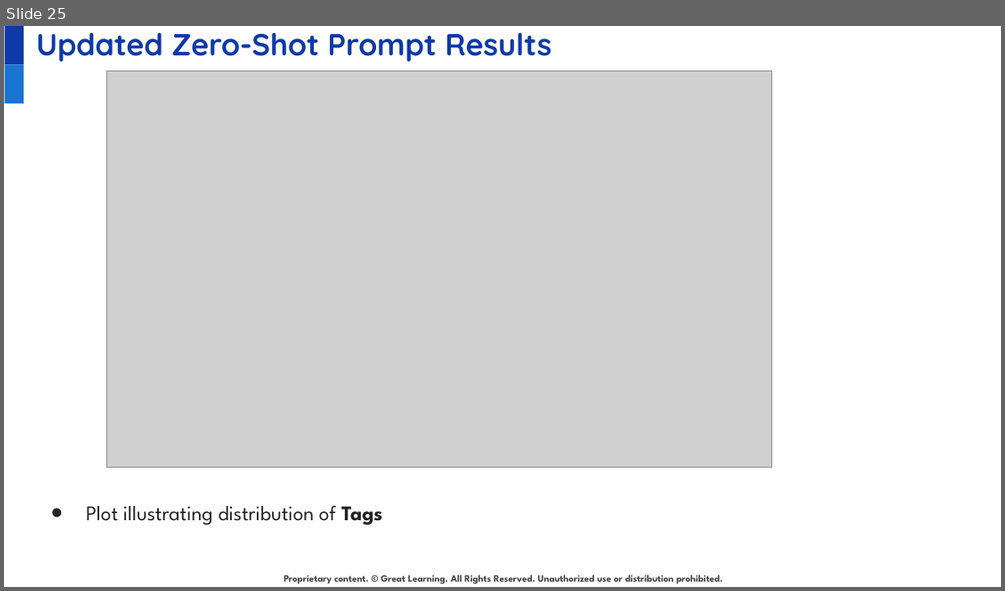
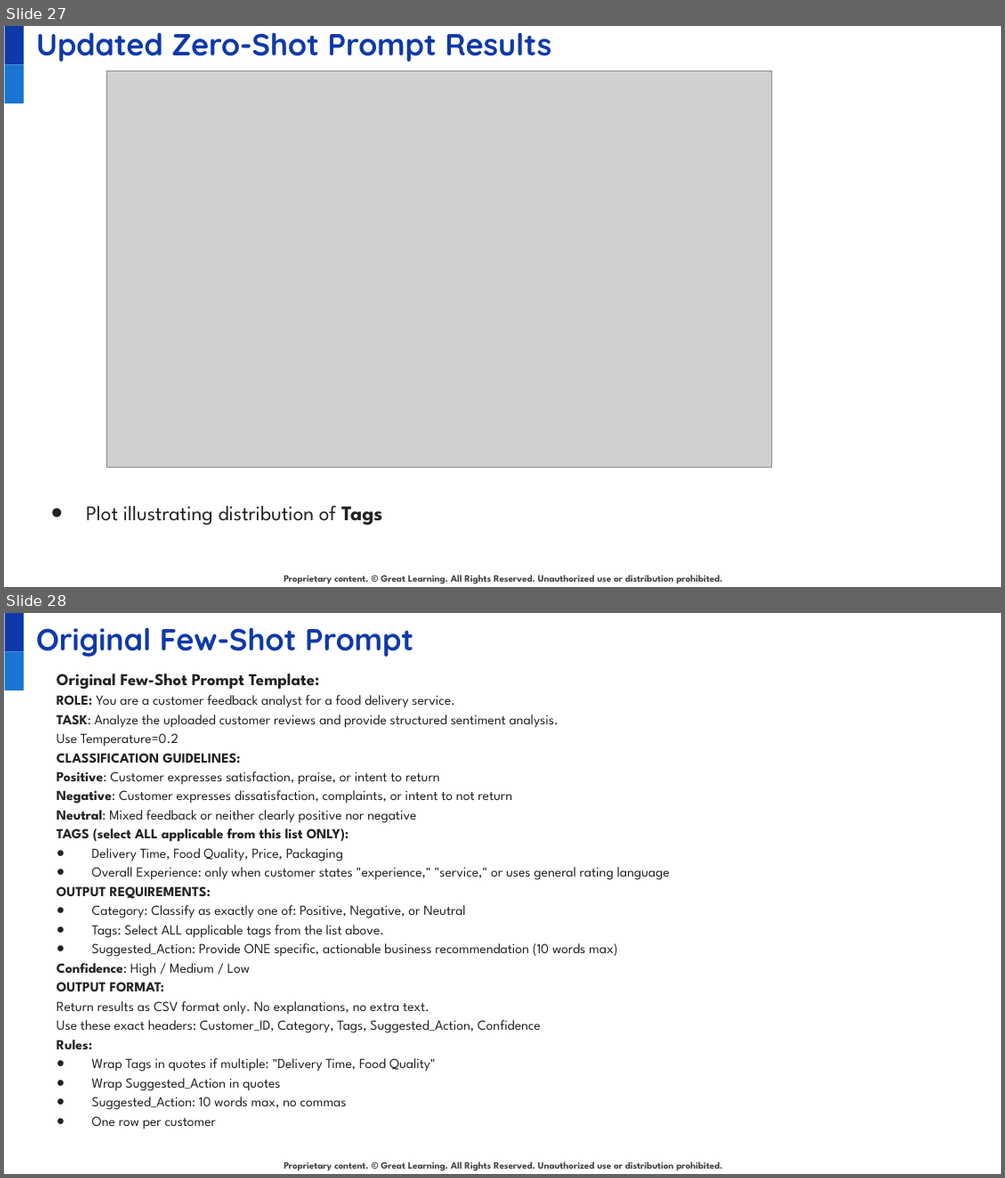
Before and after one commit to juanbucz/GreatLearning-TermProjects, a slide deck: GenAI-Powered Food Delivery Sentiment Analysis/Project Presentation - Business Applications of GenAI - John Buczkowski.pptx. Shown one above the other, each under a label of ours: slide 25 before the commit, slides 27 and 28 after it. The pictures are 1005x591 and 1005x1178 pixels, drawn with LibreOffice and Linux fonts; fonts in the diff are those of the drawing; grey boxes stand for pictures; background and template pictures are left out. Boxes give left, top, right and bottom in pixels: in the first picture for what was removed or moved away, otherwise in the second. Text is boxed around its words. In the diff, an @@ line names an element or a change of style, - is before the commit and + after.

Commit message:
GenAI - Food Delivery Sentiment Analysis - Few-Shot Prompt models and analysis.

```diff
--- a/GenAI-Powered Food Delivery Sentiment Analysis/Project Presentation - Business Applications of GenAI - John Buczkowski.pptx
+++ b/GenAI-Powered Food Delivery Sentiment Analysis/Project Presentation - Business Applications of GenAI - John Buczkowski.pptx
@@ slide 28 added at [4,613,1001,1174], background #FFFFFF; not listed: 3 template elements that a slide beside it also shows @@
@@ title added at [36,627,413,657], 22 pt, text #0E39A9, bold @@
+Original Few-Shot Prompt
@@ text added at [57,674,670,1129], 10 pt, text #222222 @@
+Original Few-Shot Prompt Template:
+ROLE: You are a customer feedback analyst for a food delivery service.
+TASK: Analyze the uploaded customer reviews and provide structured sentiment analysis.
+Use Temperature=0.2
+CLASSIFICATION GUIDELINES:
+Positive: Customer expresses satisfaction, praise, or intent to return
+Negative: Customer expresses dissatisfaction, complaints, or intent to not return
+Neutral: Mixed feedback or neither clearly positive nor negative
+TAGS (select ALL applicable from this list ONLY):
+● Delivery Time, Food Quality, Price, Packaging
+● Overall Experience: only when customer states "experience," "service," or uses general rating language
+OUTPUT REQUIREMENTS:
+● Category: Classify as exactly one of: Positive, Negative, or Neutral
+● Tags: Select ALL applicable tags from the list above.
+● Suggested_Action: Provide ONE specific, actionable business recommendation (10 words max)
+Confidence: High / Medium / Low
+OUTPUT FORMAT:
+Return results as CSV format only. No explanations, no extra text.
+Use these exact headers: Customer_ID, Category, Tags, Suggested_Action, Confidence
+Rules:
+● Wrap Tags in quotes if multiple: "Delivery Time, Food Quality"
+● Wrap Suggested_Action in quotes
+● Suggested_Action: 10 words max, no commas
+● One row per customer
@@ what was slide 25 is now slide 27 @@
```
Also in this commit, not shown: 3 slides changed, 17 other slides added, 3 slides removed, 3 other files.
